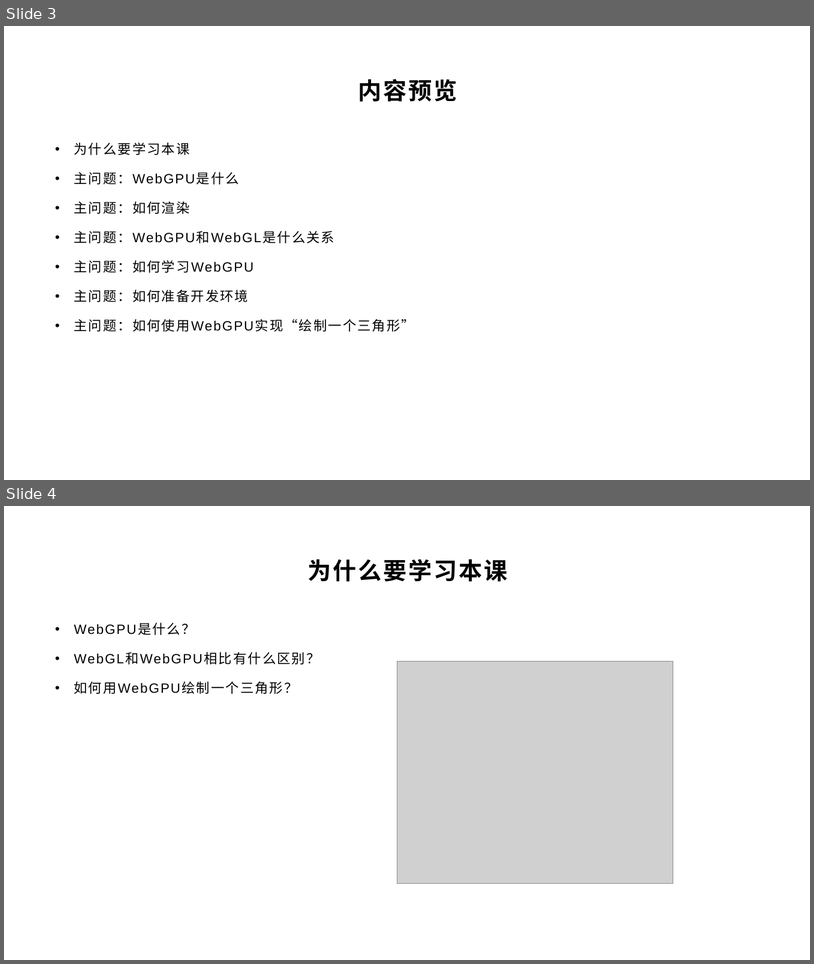
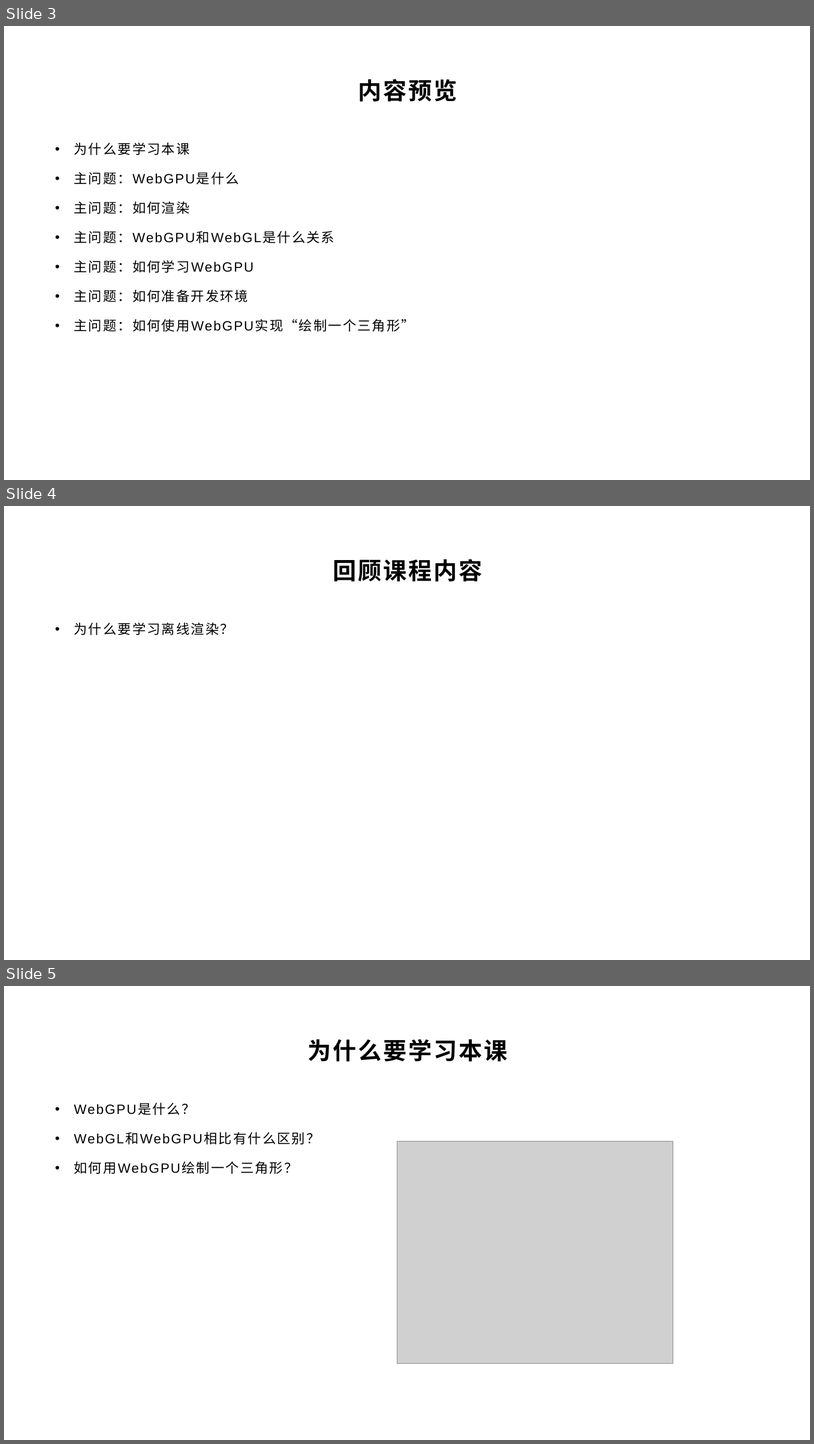
Before and after one commit to yyc-git/OfflineRenderEdu-2, a slide deck: lessons/basic/triangle/第二节课.pptx. Shown one above the other, each under a label of ours: slides 3 and 4 before the commit, slides 3, 4 and 5 after it. The pictures are 814x964 and 814x1444 pixels, drawn with LibreOffice and Linux fonts; fonts in the diff are those of the drawing; grey boxes stand for pictures; background and template pictures are left out. Boxes give left, top, right and bottom in pixels: in the first picture for what was removed or moved away, otherwise in the second. Text is boxed around its words. In the diff, an @@ line names an element or a change of style, - is before the commit and + after.

```diff
--- a/lessons/basic/triangle/第二节课.pptx
+++ b/lessons/basic/triangle/第二节课.pptx
@@ slide 4 added at [4,506,810,960], background picture (left out) @@
@@ title added at [333,559,483,582], 28 pt, text #000000, bold @@
+回顾课程内容
@@ text added at [74,622,234,635], 16 pt, text #000000 @@
+• 为什么要学习离线渲染？
@@ what was slide 4 is now slide 5 @@
```
Also in this commit, not shown: 1 slide changed.
